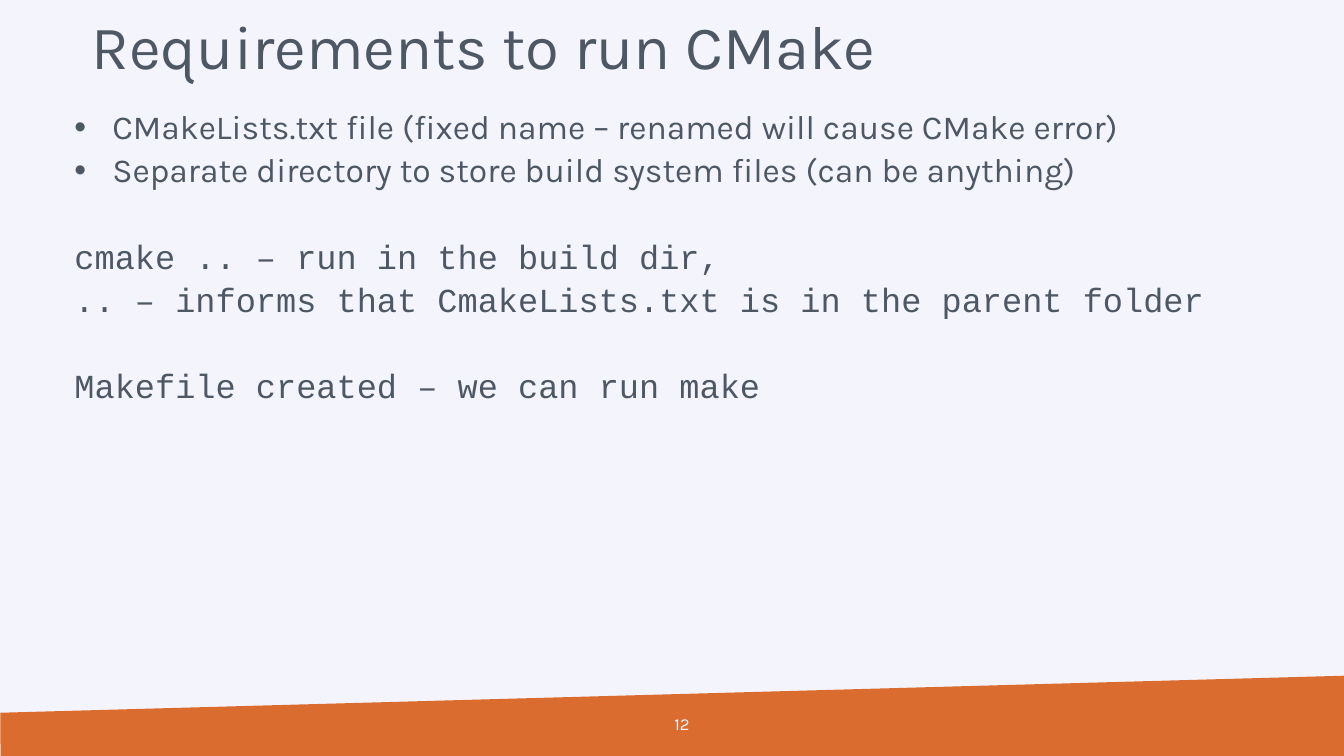
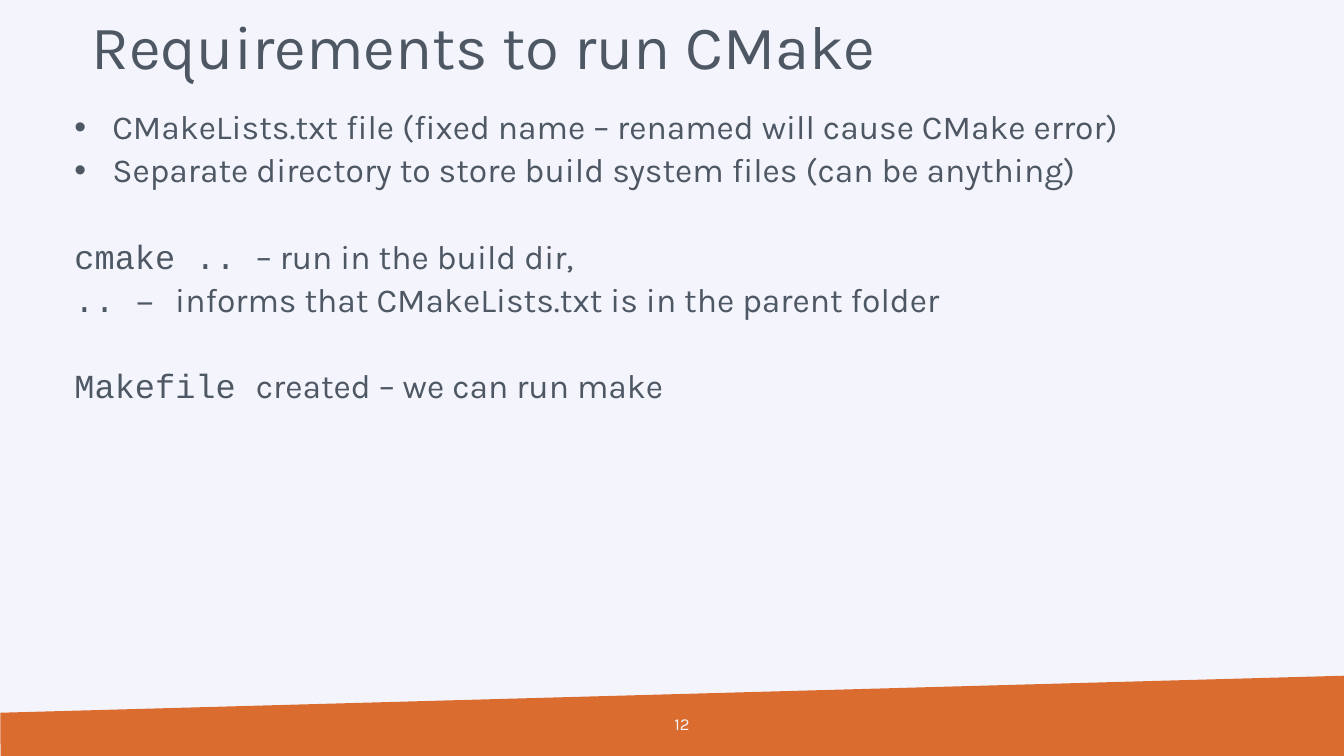
Before and after one commit to hpcleuven/CMake-intro, a slide deck: slide 12 of CMake-introduction.pptx. Drawn at 1344x756 pixels with LibreOffice and Linux fonts; fonts in the diff are those of the drawing; background and template pictures are left out. Boxes give left, top, right and bottom in pixels: in the first picture for what was removed or moved away, otherwise in the second. Text is boxed around its words. In the diff, an @@ line names an element or a change of style, - is before the commit and + after.

```diff
--- a/CMake-introduction.pptx
+++ b/CMake-introduction.pptx
@@ text at [74, 244, 663, 399]: font Courier New to Karla in "– run in the build dir,", "created – we can run make" @@
@@ text at [175, 289, 940, 320]: text changed; font Courier New to Karla @@
-  .. – informs that CmakeLists.txt is in the parent folder
+  .. – informs that CMakeLists.txt is in the parent folder
```
Also in this commit, not shown: 37 other slides changed, 1 other file.
